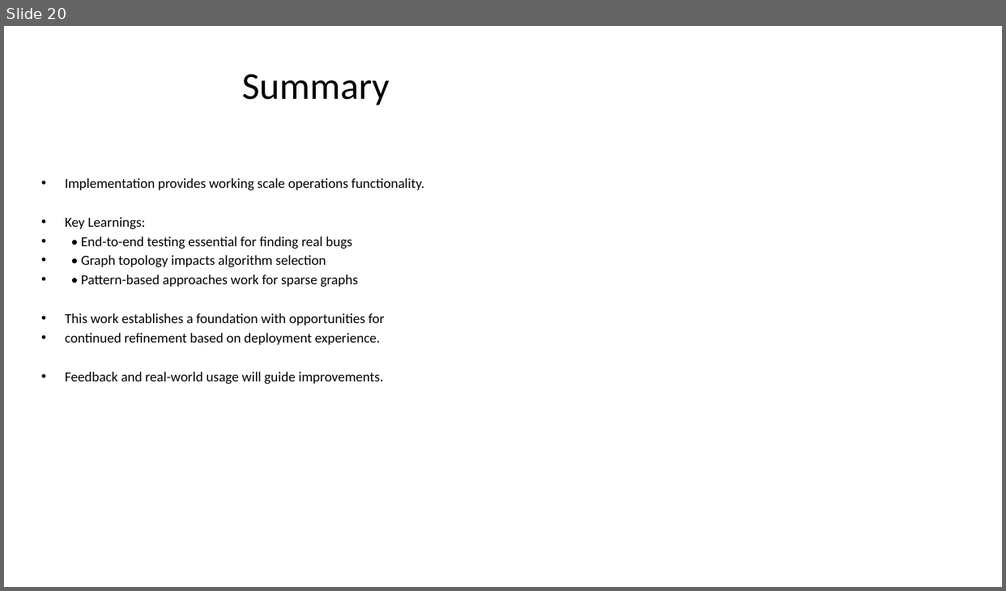
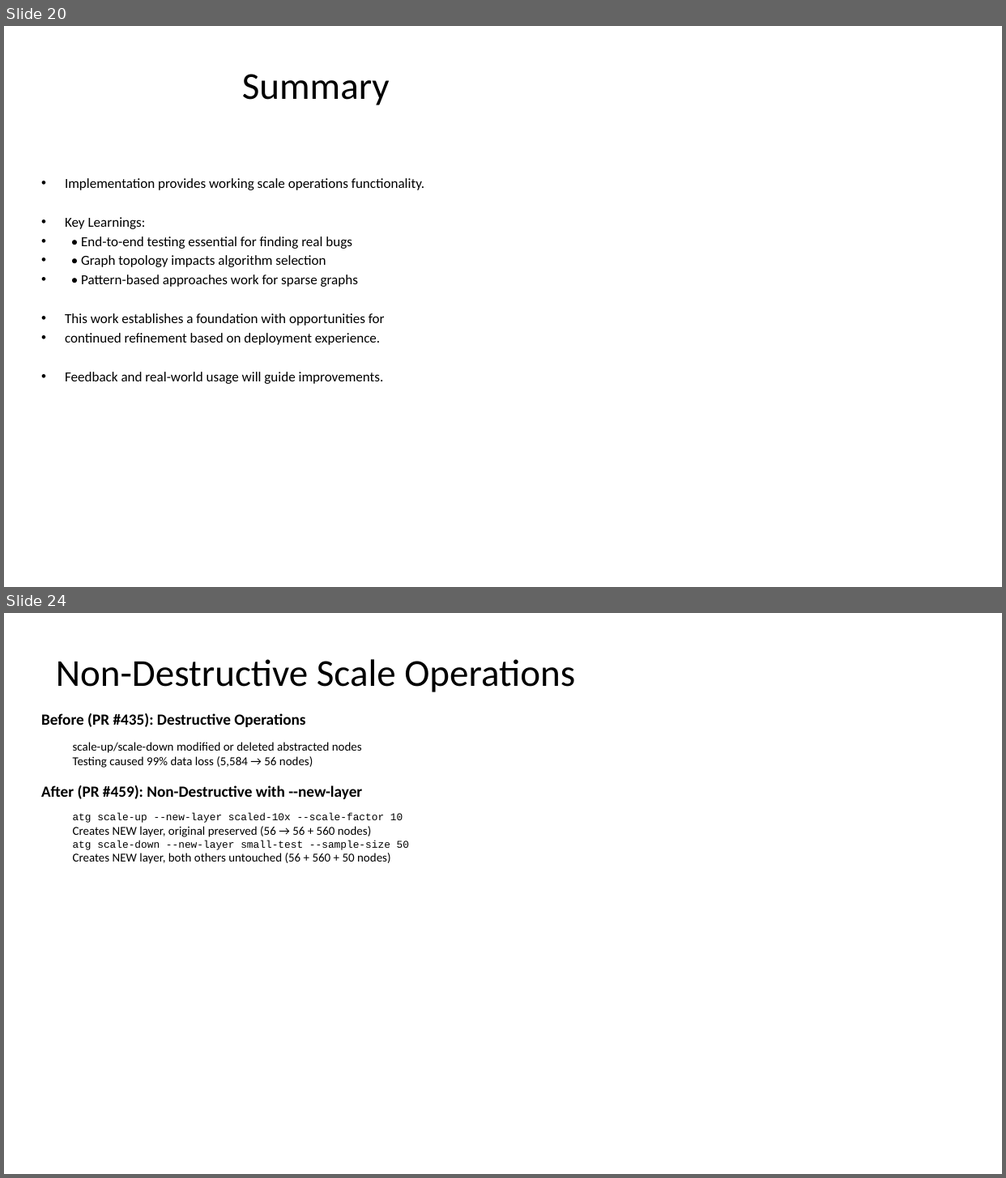
Before and after one commit to rysweet/azure-tenant-grapher, a slide deck: Scale_Operations_Implementation.pptx. Shown one above the other, each under a label of ours: slide 20 before the commit, slides 20 and 24 after it; the slides between them are not shown. The pictures are 1006x591 and 1006x1178 pixels, drawn with LibreOffice and Linux fonts; fonts in the diff are those of the drawing. Boxes give left, top, right and bottom in pixels: in the first picture for what was removed or moved away, otherwise in the second. Text is boxed around its words. In the diff, an @@ line names an element or a change of style, - is before the commit and + after.

```diff
--- a/Scale_Operations_Implementation.pptx
+++ b/Scale_Operations_Implementation.pptx
@@ slide 24 added at <box>4,613,1002,1174</box>, background #FFFFFF @@
@@ title added at <box>56,659,575,692</box>, 44 pt, text #000000 @@
+Non-Destructive Scale Operations
@@ text added at <box>41,713,409,864</box>, 14 pt, text #000000 @@
+Before (PR #435): Destructive Operations
+  scale-up/scale-down modified or deleted abstracted nodes
+  Testing caused 99% data loss (5,584 → 56 nodes)
+After (PR #459): Non-Destructive with --new-layer
+  atg scale-up --new-layer scaled-10x --scale-factor 10
+  Creates NEW layer, original preserved (56 → 56 + 560 nodes)
+  atg scale-down --new-layer small-test --sample-size 50
+  Creates NEW layer, both others untouched (56 + 560 + 50 nodes)
```
Also in this commit, not shown: 4 other slides added.
